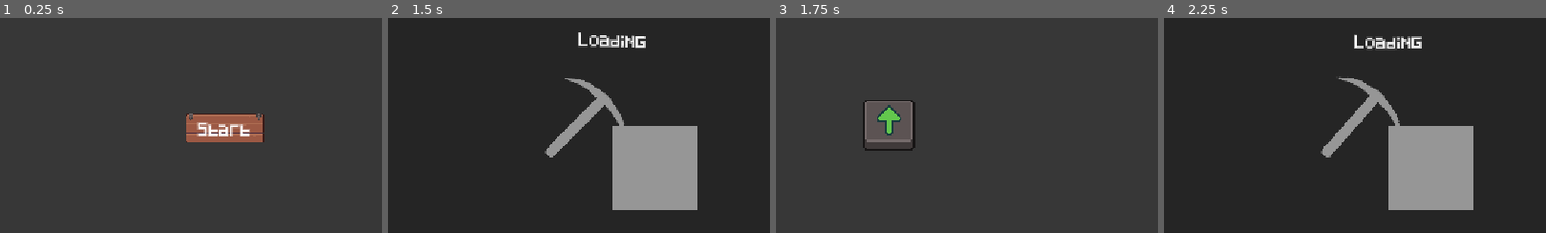
Above: before the commit, frames 1-4 (left to right).
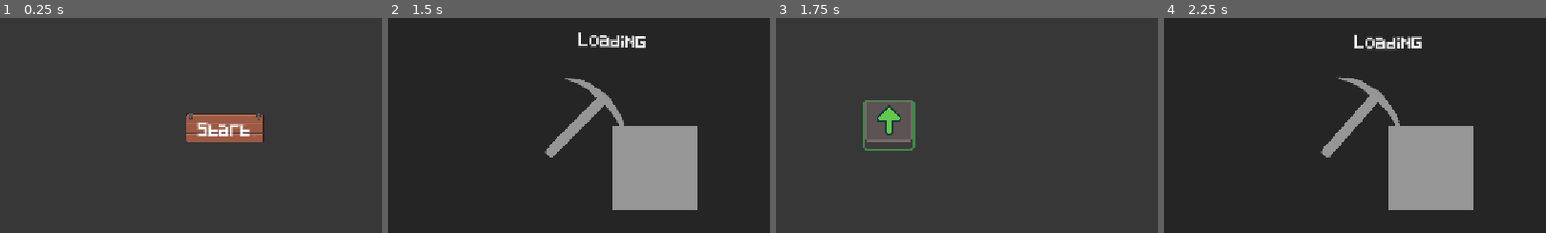
Above: after the commit, the same moments.

Repository: jakoofficial/DigNew
Game: Godot game, scene res://Scenes/MainMenu.tscn
Same seed, same stepped clock (60 frames per second), same inputs: the game is played once before the commit and once after it. The engine's default icon, where the game draws it, is replaced by a stand-in: a white triangle on a blue panel in a dark square.
Inputs (mouse positions are % of the whole screen's width and height, from its top left):
- Up to frame 1 (0.25 s): no input
- Up to frame 2 (1.5 s): click "Start" at 0.5 s; move the mouse to (72, 45) at 1.27 s; click (72, 45) at 1.42 s
- Up to frame 3 (1.75 s): no input
- Up to frame 4 (2.25 s): click "Go dig" at 2 s
The pictures show only the part of the screen within x 21-71%, y 24-74%; the shares and areas given below are measured in that part.

Frames 1-2 are identical in both runs. In frame 3, 0.4% of the frame differs, in the area x 22-37%, y 38-62%; in frame 4, nothing differs.

Commit message:
Added a visual line to the next upgrade in skilltree and made new sprites for can and can not buy skill, fixed issue where skillinfo wasnt updating after buying

Diff:
--- a/Nodes/SkillTree/skill_node.tscn
+++ b/Nodes/SkillTree/skill_node.tscn
@@ -20,7 +20,7 @@
 scale = Vector2(1.2499999, 1.2499999)
 texture = ExtResource("2_qnjwq")
 hframes = 2
-vframes = 2
+vframes = 3
 frame = 1
 
 [node name="SkillIcon" type="Sprite2D" parent="." unique_id=585495671]
@@ -30,7 +30,6 @@
 shape = SubResource("RectangleShape2D_el3if")
 
 [node name="HoverInfo" type="Control" parent="." unique_id=1682460507]
-visible = false
 layout_mode = 3
 anchors_preset = 0
 offset_left = -192.0
--- a/Scenes/Globals/SkillTreeInfo.tscn
+++ b/Scenes/Globals/SkillTreeInfo.tscn
@@ -14,6 +14,7 @@
 is_unlocked = true
 _Name = "Stamina+"
 _Description = "Increases stamina by 1"
+_LevelMaxAmount = 2
 _Unlocks = Array[String](["Damage+"])
 metadata/_custom_type_script = "uid://d4hkstn8p728s"
 
--- a/Scripts/Globals/skill_tree_info.gd
+++ b/Scripts/Globals/skill_tree_info.gd
@@ -4,9 +4,17 @@
 @export var Skills: Array[SkillRes]
 
 var SkillDict: Dictionary[String, int]
+var SkillNodesDict: Dictionary[String, Area2D]
 
 func GetSkill(skillName: String) -> SkillRes:
 	return Skills[SkillDict[skillName]]
+
+func GetSkillNode(skillName: String) -> Area2D:
+	if !SkillNodesDict.has(skillName): return null
+	return SkillNodesDict[skillName]
+
+func AddSkillNodeRef(skillName: String, node: Area2D) -> void:
+	SkillNodesDict[skillName] = node
 
 func _ready() -> void:
 	var i = 0;
--- a/Scripts/SkillTree/hover_info.gd
+++ b/Scripts/SkillTree/hover_info.gd
@@ -11,7 +11,19 @@
 	#_setInfo()
 
 func _setInfo() -> void:
-	upgrade_name.text = str("%s (%s/%s)" % [skill_node.skill_res._Name, skill_node.skill_res._LevelCurr, skill_node.skill_res._LevelMaxAmount])
-	upgrade_cost.text = str(skill_node.skill_res._Cost)
-	upgrade_desc.text = str(skill_node.skill_res._Description)
-	#upgrade_change.text = str(skill_node.)
+	var res: SkillRes = skill_node.skill_res
+	var typeValueCurr: int
+	var typeValueNew: int
+	upgrade_name.text = str("%s (%s/%s)" % [res._Name, res._LevelCurr, res._LevelMaxAmount])
+	upgrade_cost.text = str(res._Cost)
+	upgrade_desc.text = str(res._Description)
+
+	match res._UpgradeType:
+		res.TYPE.Stamina:
+			typeValueCurr = PS._PStaminaMax
+			typeValueNew = (PS._PStaminaMax + res._UpgradeAmount)
+		res.TYPE.Strength:
+			typeValueCurr = PS._PStrength
+			typeValueNew = (PS._PStrength + res._UpgradeAmount)
+
+	upgrade_change.text = str("%s > %s" % [typeValueCurr, typeValueNew])
--- a/Scripts/SkillTree/skill_node.gd
+++ b/Scripts/SkillTree/skill_node.gd
@@ -11,6 +11,7 @@
 	hide()
 	connect("mouse_entered", _on_mouse_entered)
 	connect("mouse_exited", _on_mouse_exited)
+	SkillTreeInfo.AddSkillNodeRef(Skill_Name, self)
 	skill_res = (SkillTreeInfo as STI).GetSkill(Skill_Name)
 	skill_icon.texture = skill_res._Icon
 
@@ -24,25 +25,35 @@
 	$Sprite2D.frame = 1
 	hover_info.hide()
 
+func _draw() -> void:
+	if skill_res._LevelCurr >= skill_res._UnlockRequirementAmount:
+		for i in skill_res._Unlocks:
+			draw_line(Vector2.ZERO, SkillTreeInfo.GetSkillNode(i).global_position - global_position, Color.WHEAT, 2.0)
+
 func _Activate() -> void:
 	if skill_res._LevelCurr == skill_res._LevelMaxAmount: return
 
 	if PS._PBalance >= skill_res._Cost:
 		PS._PBalance -= skill_res._Cost
 		skill_res._LevelCurr += 1
-		hover_info._setInfo()
 		PS.Apply_Upgrade(skill_res._UpgradeType, skill_res._UpgradeAmount)
 		if skill_res._LevelCurr >= skill_res._LevelMaxAmount and !skill_res._Finished:
 			skill_res._Finished = true
+		hover_info._setInfo()
 	pass
 
 func _process(delta: float) -> void:
+	queue_redraw()
 	if !skill_res.is_unlocked: hide(); return
 	else: show()
 
 	if skill_res._Finished:
 		$Sprite2D.frame = 2
 		skill_icon.self_modulate.a = 0.5
+
+	if !skill_res._Finished and !hovered:
+		if PS._PBalance < skill_res._Cost: $Sprite2D.frame = 5
+		else: $Sprite2D.frame = 4
 
 	if skill_res._UnlockRequirementAmount <= skill_res._LevelCurr:
 		if skill_res._Unlocks.size() > 0:
Binary file changed: Sprites/Icons/Icons.png
